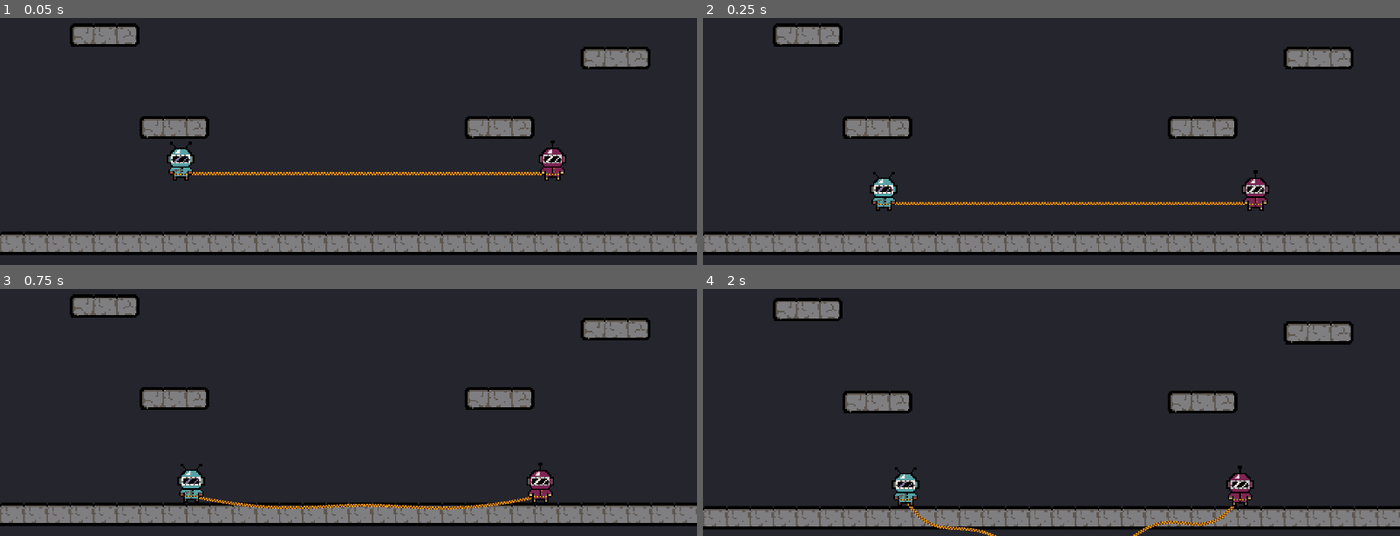
Above: before the commit, frames 1-4 (two rows, left to right).
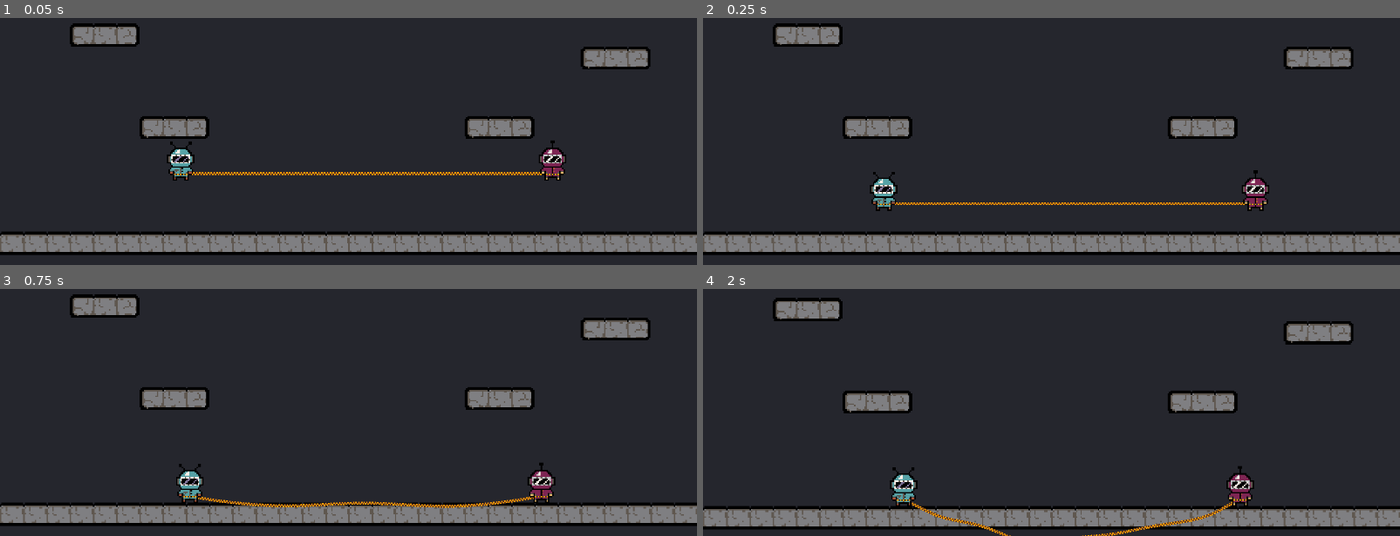
Above: after the commit, the same moments.

Repository: MiikaVirpio/PushingRope
Game: Godot game, scene res://Scenes/world.tscn
The game is run twice, just before and just after one commit, with the same random seed, the same clock (stepped at 60 frames per second) and the same inputs.
Inputs:
- Up to frame 1 (0.05 s): no input
- Up to frame 2 (0.25 s): no input
- Up to frame 3 (0.75 s): no input
- Up to frame 4 (2 s): no input

Frame 1 is identical in both runs. In frame 2, less than 0.1% of the frame differs, in the area x 27-78%, y 74-75%; in frame 3, 1.4%, in the area x 25-80%, y 70-90%; in frame 4, 1.2%.

Commit message:
Configs and world script

Diff:
--- a/Scenes/rope.tscn
+++ b/Scenes/rope.tscn
@@ -1,11 +1,13 @@
-[gd_scene load_steps=5 format=3 uid="uid://nhfiyaqhurdo"]
+[gd_scene load_steps=6 format=3 uid="uid://nhfiyaqhurdo"]
 
 [ext_resource type="PackedScene" uid="uid://bbv4qkk5p7p6e" path="res://Scenes/rope_segment.tscn" id="1_qawu5"]
+[ext_resource type="Script" uid="uid://c517uh6ehw2id" path="res://Scripts/rope.gd" id="1_x7pqb"]
 [ext_resource type="PackedScene" uid="uid://ce5hleq7pjvjv" path="res://Scenes/rope_joint.tscn" id="2_wytdi"]
 [ext_resource type="PackedScene" uid="uid://x2riw8a35vm6" path="res://Scenes/player1.tscn" id="3_7ll2l"]
 [ext_resource type="PackedScene" uid="uid://cebboy6hgycxi" path="res://Scenes/player2.tscn" id="4_x7pqb"]
 
 [node name="Rope" type="Node2D"]
+script = ExtResource("1_x7pqb")
 
 [node name="RopeSegment_1" parent="." instance=ExtResource("1_qawu5")]
 position = Vector2(-27, 0)
--- a/Scenes/rope_joint.tscn
+++ b/Scenes/rope_joint.tscn
@@ -1,4 +1,7 @@
-[gd_scene format=3 uid="uid://ce5hleq7pjvjv"]
+[gd_scene load_steps=2 format=3 uid="uid://ce5hleq7pjvjv"]
+
+[ext_resource type="Script" uid="uid://bqegiw1fty8lb" path="res://Scripts/rope_joint.gd" id="1_ijy6u"]
 
 [node name="RopeJoint" type="PinJoint2D"]
 bias = 0.4
+script = ExtResource("1_ijy6u")
--- a/Scenes/rope_segment.tscn
+++ b/Scenes/rope_segment.tscn
@@ -1,5 +1,6 @@
-[gd_scene load_steps=4 format=3 uid="uid://bbv4qkk5p7p6e"]
+[gd_scene load_steps=5 format=3 uid="uid://bbv4qkk5p7p6e"]
 
+[ext_resource type="Script" uid="uid://b27545ujwtoqh" path="res://Scripts/rope_segment.gd" id="1_1u4fo"]
 [ext_resource type="Texture2D" uid="uid://j3febm0idiss" path="res://Assets/Sprites/Rope/rope.png" id="1_ivtn0"]
 
 [sub_resource type="PhysicsMaterial" id="PhysicsMaterial_30uo8"]
@@ -16,6 +17,7 @@
 inertia = 17.5
 linear_damp = 4.081
 angular_damp = 11.121
+script = ExtResource("1_1u4fo")
 
 [node name="Sprite2D" type="Sprite2D" parent="."]
 texture = ExtResource("1_ivtn0")
--- a/Scenes/world.tscn
+++ b/Scenes/world.tscn
@@ -1,7 +1,8 @@
-[gd_scene load_steps=6 format=4 uid="uid://4l614iapfxrg"]
+[gd_scene load_steps=7 format=4 uid="uid://4l614iapfxrg"]
 
+[ext_resource type="Script" uid="uid://bayie7xr7s4g3" path="res://Scripts/world.gd" id="1_8j60k"]
 [ext_resource type="Texture2D" uid="uid://duusw3ipiq5g1" path="res://Assets/Tilemap_level-export.png" id="1_a02cp"]
-[ext_resource type="Script" uid="uid://ppnhfxxdnhj8" path="res://Scenes/camera_2d.gd" id="2_5a7ea"]
+[ext_resource type="Script" path="res://Scenes/camera_2d.gd" id="2_5a7ea"]
 [ext_resource type="PackedScene" uid="uid://nhfiyaqhurdo" path="res://Scenes/rope.tscn" id="2_go701"]
 
 [sub_resource type="TileSetAtlasSource" id="TileSetAtlasSource_go701"]
@@ -132,6 +133,7 @@
 sources/0 = SubResource("TileSetAtlasSource_go701")
 
 [node name="World" type="Node2D"]
+script = ExtResource("1_8j60k")
 
 [node name="TileMapLayer" type="TileMapLayer" parent="."]
 tile_map_data = PackedByteArray("AAAQADsAAAADAAAAAAARADsAAAADAAAAAAASADsAAAADAAAAAAATADsAAAADAAAAAAAUADsAAAADAAAAAAAVAD …(1600 unchanged characters)…
@@ -144,3 +146,4 @@
 
 [node name="Rope" parent="." instance=ExtResource("2_go701")]
 position = Vector2(395, 903)
+script = null
--- /dev/null
+++ b/Scripts/configs.gd
@@ -0,0 +1,20 @@
+extends Node
+
+# Physics related configs
+
+## Player configs
+const MOVE_FORCE := 10000.0
+const JUMP_FORCE := 5000.0
+const V_VELO_LIMIT := 2.0
+const H_VELO_LIMIT := 0.5
+const PLAYER_MASS := 10.0
+const PLAYER_FRICTION := 0.1
+const PLAYER_DAMP := 4.0
+
+
+## Rope configs
+const ROPE_MASS := 0.05
+const ROPE_INERTIA := 17.5
+const ROPE_DAMP := 4.0
+const ROPE_SOFTNESS := 0.0
+const ROPE_BIAS := 0.4
--- a/Scripts/player.gd
+++ b/Scripts/player.gd
@@ -7,15 +7,18 @@
 @export var player_id := "p1"
 # Onready variables
 # Variables
-var move_force := 10000.0
-var jump_force := 5000.0
+var move_force := Configs.MOVE_FORCE
+var jump_force := Configs.JUMP_FORCE
 var player_state := STATES.IDLE
 
 # Custom functions
 
 # Internal functions
 func _ready() -> void:
-	pass
+	# Set values from configs
+	mass = Configs.PLAYER_MASS
+	physics_material_override.friction = Configs.PLAYER_FRICTION
+	linear_damp = Configs.PLAYER_DAMP
 
 
 func _process(delta: float) -> void:
@@ -39,11 +42,11 @@
 	var horizontal_velocity = abs(linear_velocity.x)
 	var vertical_velocity = abs(linear_velocity.y)
 
-	if player_state == STATES.JUMPING and vertical_velocity < 10:
-		if horizontal_velocity < 0.5:
+	if player_state == STATES.JUMPING and vertical_velocity < Configs.V_VELO_LIMIT:
+		if horizontal_velocity < Configs.H_VELO_LIMIT:
 			player_state = STATES.IDLE
 		else:
 			player_state = STATES.WALKING
 
-	if player_state == STATES.WALKING and horizontal_velocity < 0.5:
+	if player_state == STATES.WALKING and horizontal_velocity < Configs.H_VELO_LIMIT:
 		player_state = STATES.IDLE
--- /dev/null
+++ b/Scripts/rope_joint.gd
@@ -0,0 +1,7 @@
+extends PinJoint2D
+class_name RopeJoint
+
+func _ready() -> void:
+	# Set values from configs
+	softness = Configs.ROPE_SOFTNESS
+	bias = Configs.ROPE_BIAS
--- /dev/null
+++ b/Scripts/rope_segment.gd
@@ -0,0 +1,8 @@
+extends RigidBody2D
+class_name RopeSegment
+
+func _ready() -> void:
+	# Set values from configs
+	mass = Configs.ROPE_MASS
+	inertia = Configs.ROPE_INERTIA
+	linear_damp = Configs.ROPE_DAMP
--- /dev/null
+++ b/Scripts/world.gd
@@ -0,0 +1,8 @@
+extends Node2D
+class_name World
+
+# Custom functions
+
+# Internal functions
+func _ready() -> void:
+	pass
--- a/project.godot
+++ b/project.godot
@@ -14,6 +14,10 @@
 run/main_scene="uid://4l614iapfxrg"
 config/features=PackedStringArray("4.4", "Forward Plus")
 config/icon="res://icon.svg"
+
+[autoload]
+
+Configs="*res://Scripts/configs.gd"
 
 [display]
 
Not shown, added: Scripts/configs.gd.uid
Not shown, added: Scripts/rope_joint.gd.uid
Not shown, added: Scripts/rope_segment.gd.uid
Not shown, added: Scripts/world.gd.uid
